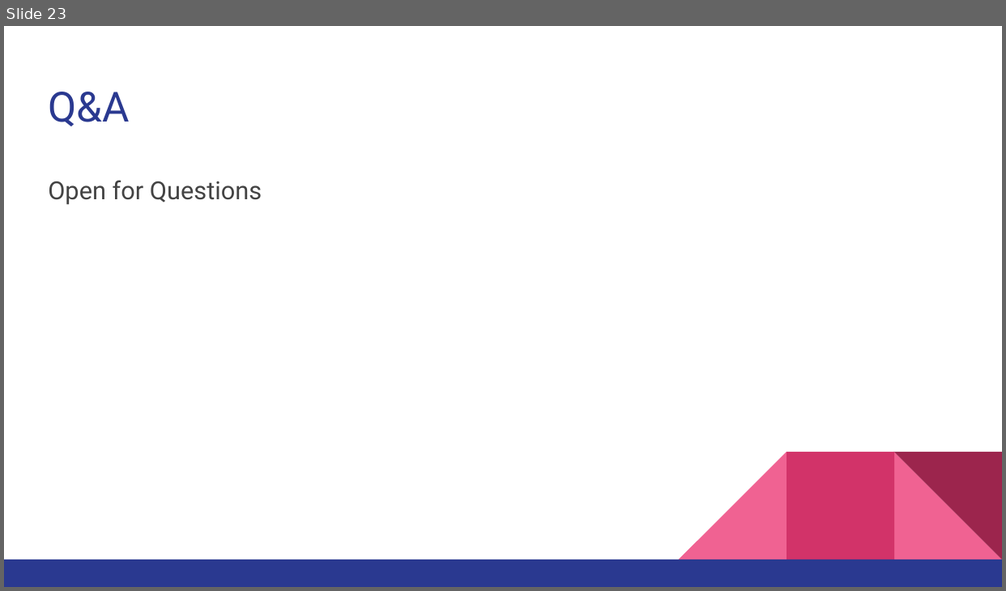
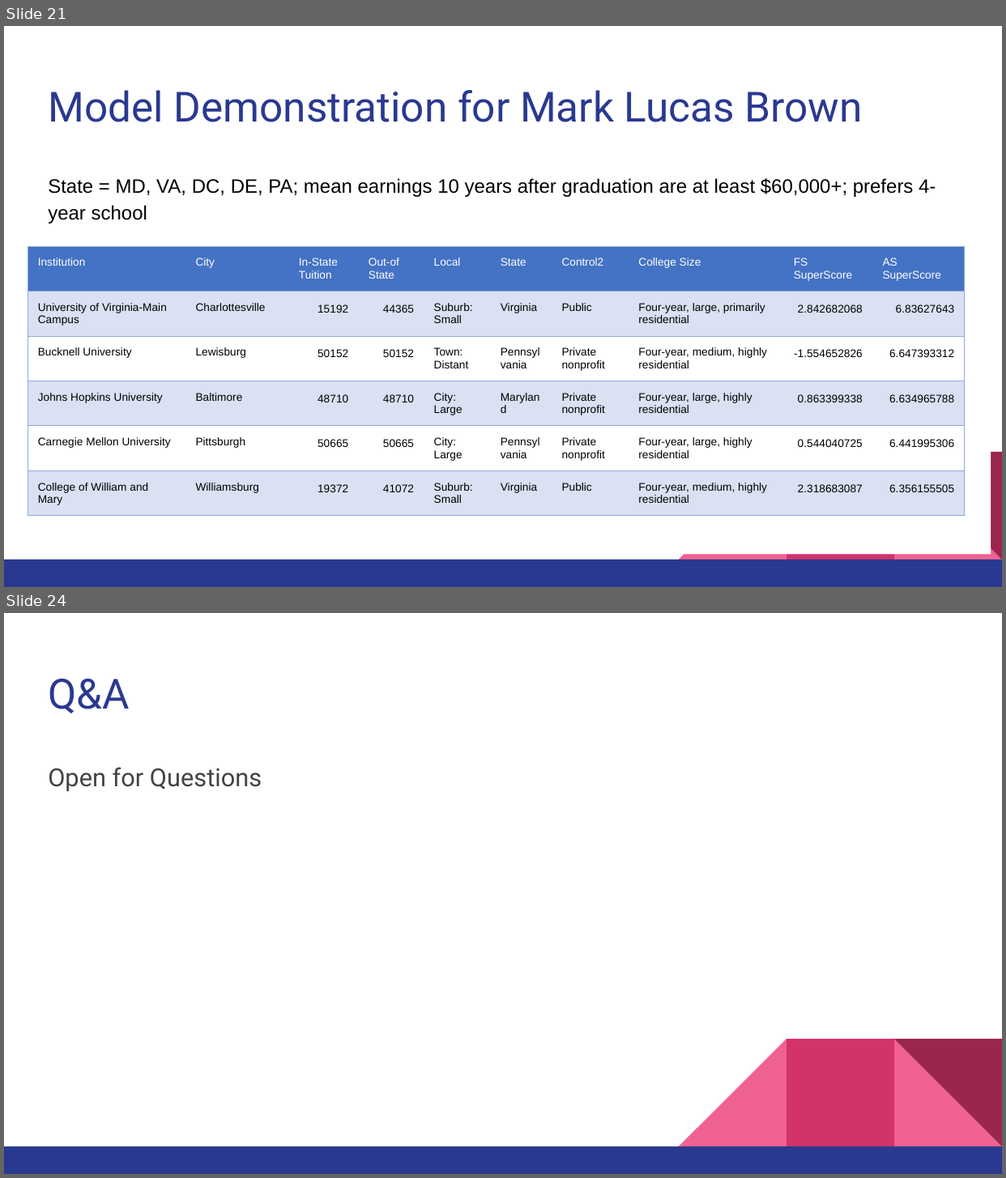
Before and after one commit to brooksrelyt/infm600, a slide deck: College Scorecard Analysis Project/College Selection Model Presentation.pptx. Shown one above the other, each under a label of ours: slide 23 before the commit, slides 21 and 24 after it; the slides between them are not shown. The pictures are 1006x591 and 1006x1178 pixels, drawn with LibreOffice and Linux fonts; fonts in the diff are those of the drawing. Boxes give left, top, right and bottom in pixels: in the first picture for what was removed or moved away, otherwise in the second. Text is boxed around its words. In the diff, an @@ line names an element or a change of style, - is before the commit and + after.

```diff
--- a/College Scorecard Analysis Project/College Selection Model Presentation.pptx
+++ b/College Scorecard Analysis Project/College Selection Model Presentation.pptx
@@ slide 21 added at [4,26,1002,587], background #FFFFFF; not listed: 5 template elements that a slide beside it also shows @@
@@ title added at [48,90,863,122], 30 pt, text #2A3990 @@
+Model Demonstration for Mark Lucas Brown
@@ text added at [48,178,936,224], 14 pt, text #000000 @@
+State = MD, VA, DC, DE, PA; mean earnings 10 years after graduation are at least $60,000+; prefers 4-year school
@@ rectangle added at [13,203,991,555], fill #FFFFFF @@
@@ table added at [28,246,964,530], 6 rows, 10 columns @@
+Institution | City | In-State Tuition | Out-of State | Local | State | Control2 | College Size | FS SuperScore | AS SuperScore
+University of Virginia-Main Campus | Charlottesville | 15192 | 44365 | Suburb: Small | Virginia | Public | Four-year, large, primarily residential | 2.842682068 | 6.83627643
+Bucknell University | Lewisburg | 50152 | 50152 | Town: Distant | Pennsylvania | Private nonprofit | Four-year, medium, highly residential | -1.554652826 | 6.647393312
+Johns Hopkins University | Baltimore | 48710 | 48710 | City: Large | Maryland | Private nonprofit | Four-year, large, highly residential | 0.863399338 | 6.634965788
+Carnegie Mellon University | Pittsburgh | 50665 | 50665 | City: Large | Pennsylvania | Private nonprofit | Four-year, large, highly residential | 0.544040725 | 6.441995306
+College of William and Mary | Williamsburg | 19372 | 41072 | Suburb: Small | Virginia | Public | Four-year, medium, highly residential | 2.318683087 | 6.356155505
@@ what was slide 23 is now slide 24 @@
```
Also in this commit, not shown: 12 slides changed, 4 other slides added, 4 slides removed.
